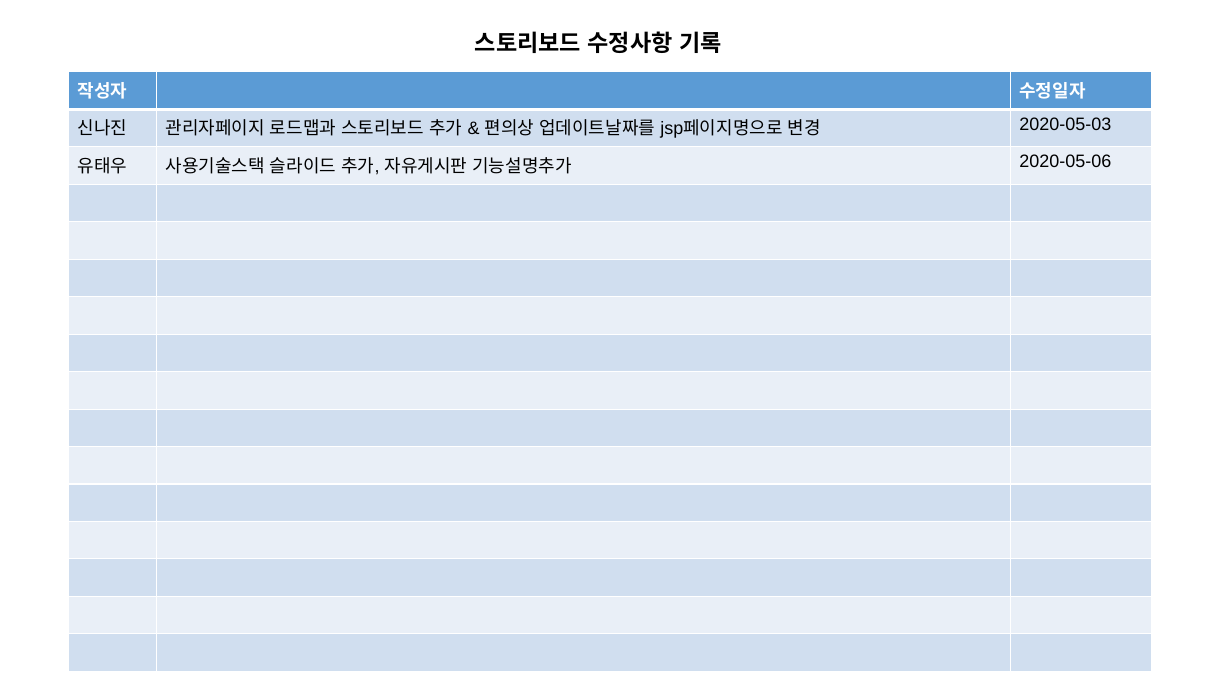
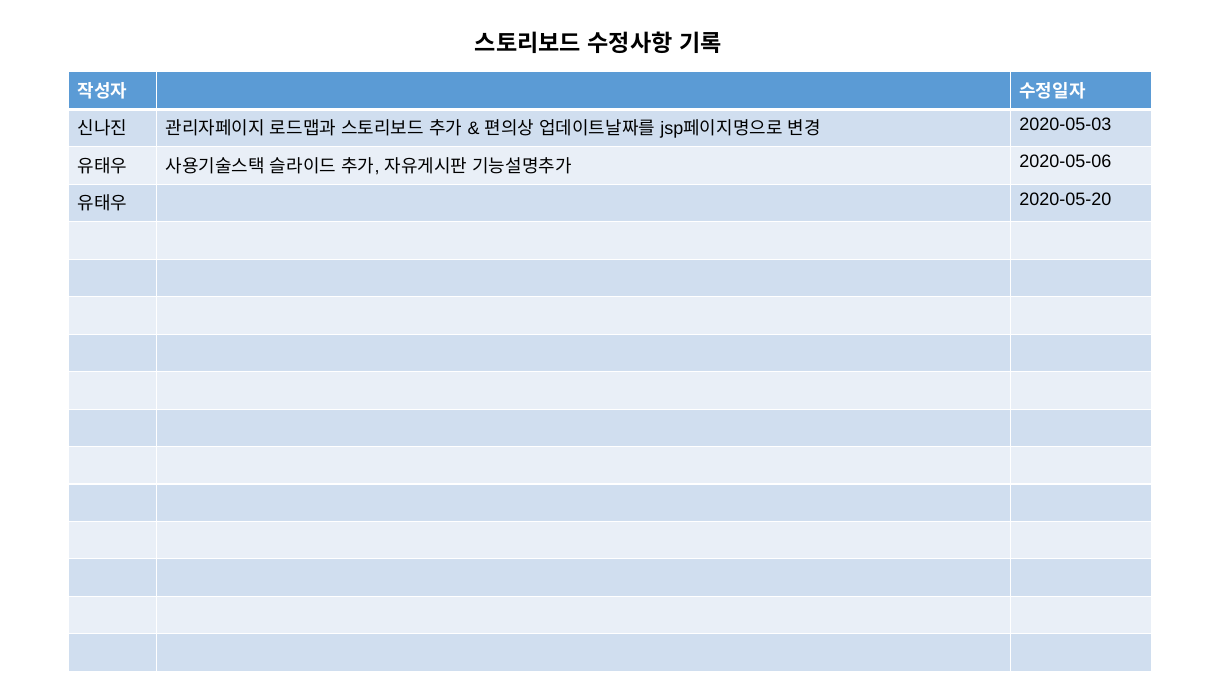
Before and after one commit to aa991102/kospiece, a slide deck: slide 1 of PersonalFolder/modeling/코스피스-스토리보드-통합.pptx. Drawn at 1232x693 pixels with LibreOffice and Linux fonts; fonts in the diff are those of the drawing. Boxes give left, top, right and bottom in pixels: in the first picture for what was removed or moved away, otherwise in the second. Text is boxed around its words. In the diff, an @@ line names an element or a change of style, - is before the commit and + after.

```diff
--- a/PersonalFolder/modeling/코스피스-스토리보드-통합.pptx
+++ b/PersonalFolder/modeling/코스피스-스토리보드-통합.pptx
@@ table at (68,72,1152,672) @@
+row 4: 유태우 |  | 2020-05-20
-row 16:  |  | 
```
Also in this commit, not shown: 11 other slides changed, 8 other files.
